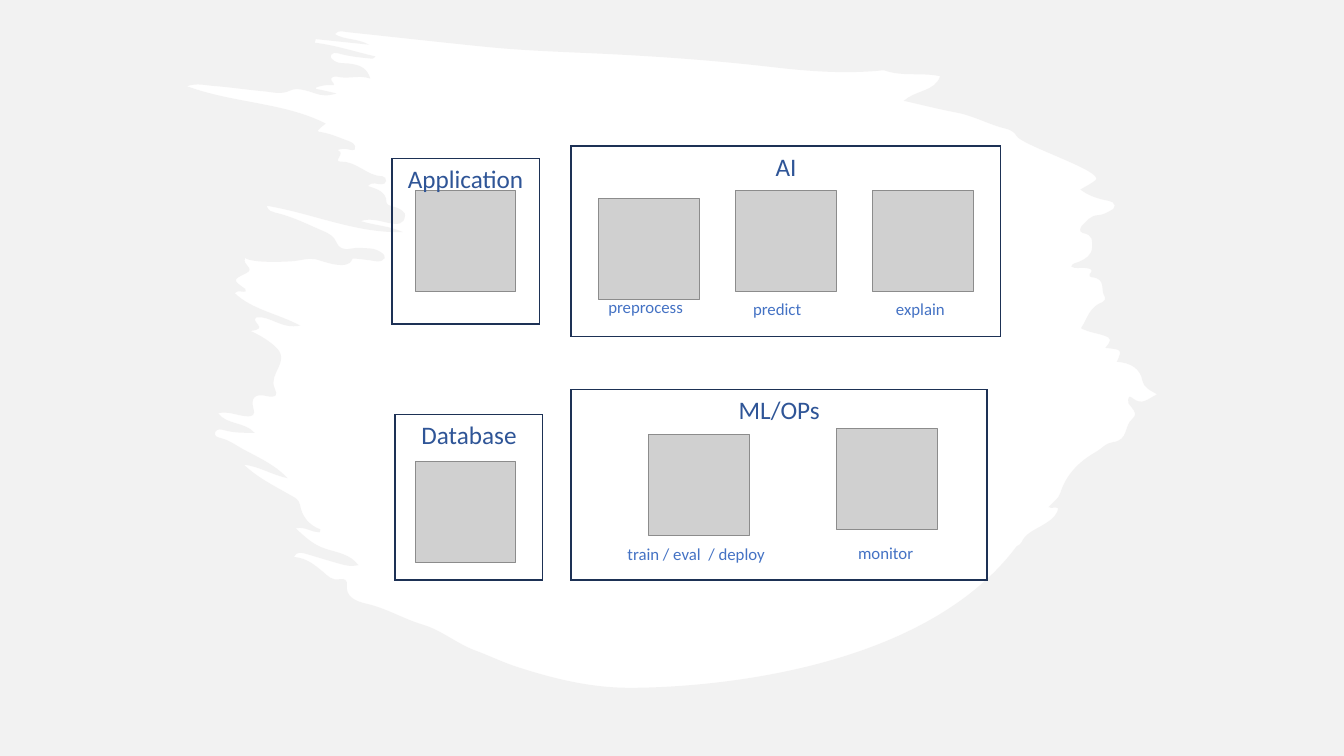
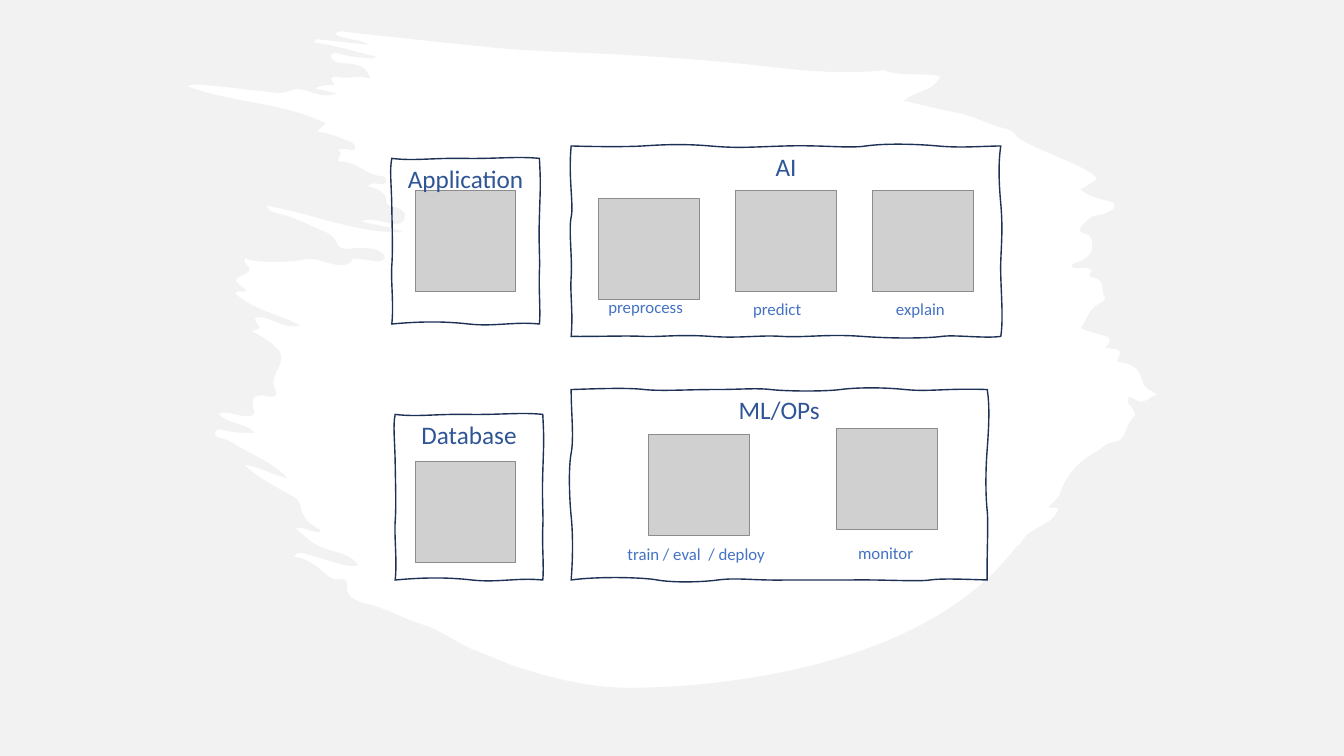
Before and after one commit to ntl-ibm/kubeflow-ppc64le-examples, a slide deck: slide 1 of explain/container_image/application/static/AI.pptx. Drawn at 1344x756 pixels with LibreOffice and Linux fonts; fonts in the diff are those of the drawing; grey boxes stand for pictures. Boxes give left, top, right and bottom in pixels: in the first picture for what was removed or moved away, otherwise in the second. Text is boxed around its words. In the diff, an @@ line names an element or a change of style, - is before the commit and + after.

```diff
--- a/explain/container_image/application/static/AI.pptx
+++ b/explain/container_image/application/static/AI.pptx
@@ rectangle removed at bbox=[572, 146, 1001, 337] @@
-AI
@@ freeform shape added at bbox=[572, 146, 1001, 337], outline #1E3256 1 pt, 18 pt, text #2F5597 @@
+AI
@@ rectangle removed at bbox=[392, 158, 539, 324] @@
-Application
@@ freeform shape added at bbox=[392, 158, 539, 324], outline #1E3256 1 pt, 18 pt, text #2F5597 @@
+Application
@@ rectangle removed at bbox=[395, 414, 542, 580] @@
-Database
@@ freeform shape added at bbox=[395, 414, 542, 580], outline #1E3256 1 pt, 18 pt, text #2F5597 @@
+Database
@@ rectangle removed at bbox=[572, 390, 988, 581] @@
-ML/OPs
@@ freeform shape added at bbox=[572, 390, 988, 581], outline #1E3256 1 pt, 18 pt, text #2F5597 @@
+ML/OPs
```
Also in this commit, not shown: 5 slides added, 11 other files.
